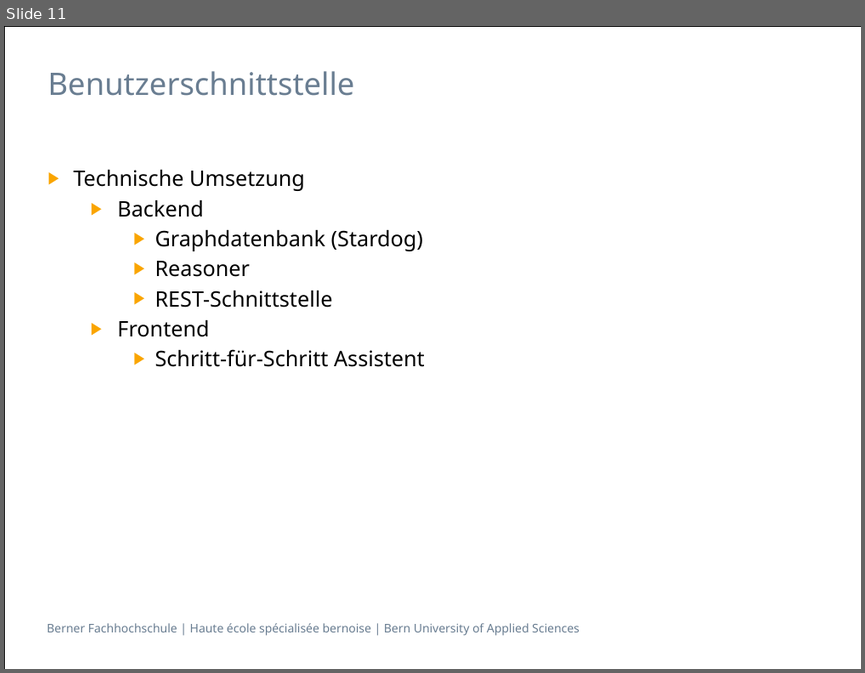
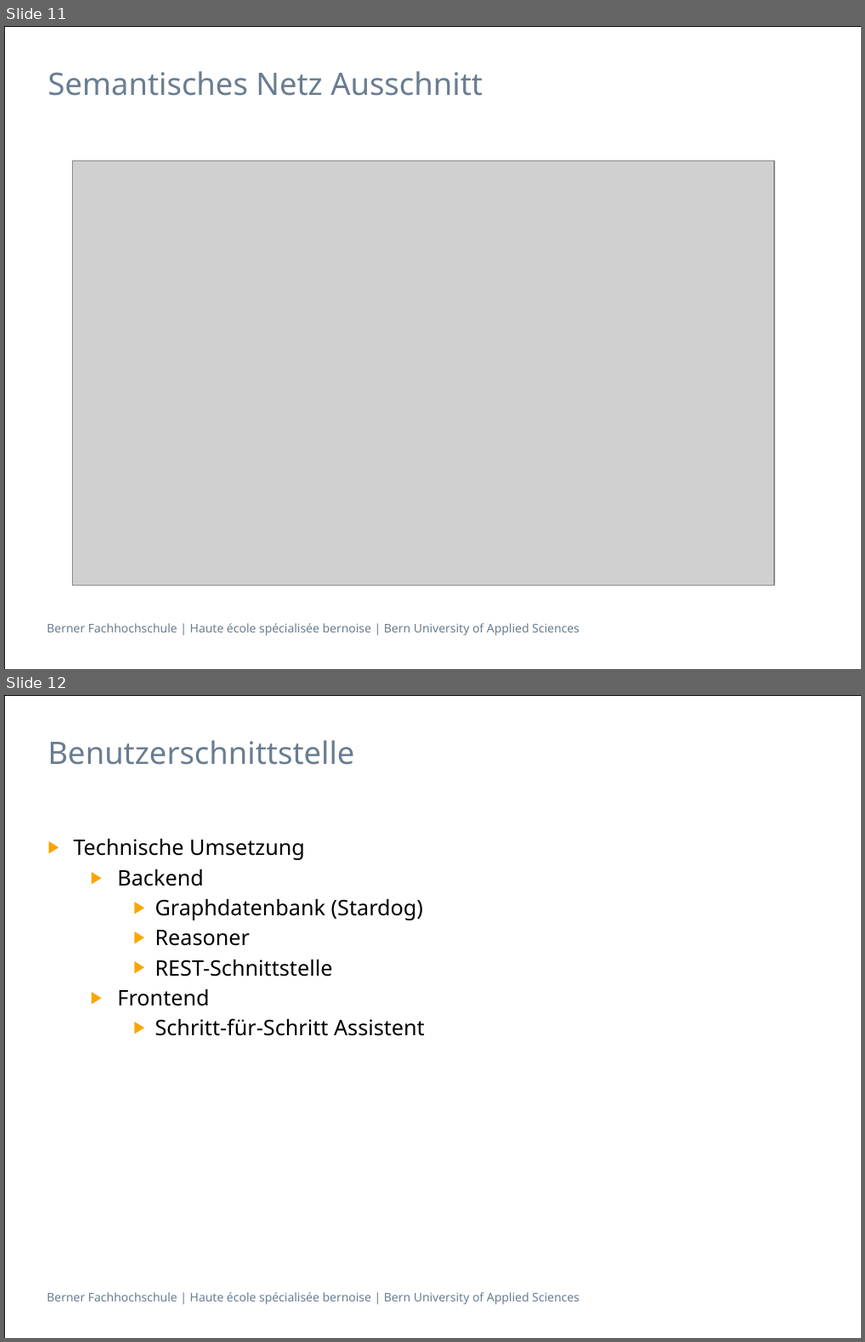
Before and after one commit to gunzm1/ElephantSearch, a slide deck: Doc/Semantische Datenbanken_bfh.pptx. Shown one above the other, each under a label of ours: slide 11 before the commit, slides 11 and 12 after it. The pictures are 865x673 and 865x1342 pixels, drawn with LibreOffice and Linux fonts; fonts in the diff are those of the drawing; grey boxes stand for pictures. Boxes give left, top, right and bottom in pixels: in the first picture for what was removed or moved away, otherwise in the second. Text is boxed around its words. In the diff, an @@ line names an element or a change of style, - is before the commit and + after.

```diff
--- a/Doc/Semantische Datenbanken_bfh.pptx
+++ b/Doc/Semantische Datenbanken_bfh.pptx
@@ slide 11 added at (4,26,861,669), background #FFFFFF; not listed: 2 template elements that a slide beside it also shows @@
@@ title added at (48,71,483,96), 26 pt, text #697D91 @@
+Semantisches Netz Ausschnitt
@@ picture added at (72,160,773,584) @@
@@ what was slide 11 is now slide 12 @@
```
Also in this commit, not shown: 4 slides changed, 1 other slide added, 1 slide removed, 3 other files.
